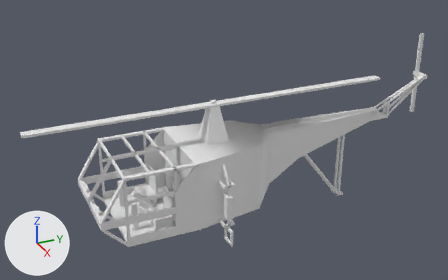
One commit to the OBJ model assets/waywardcraft/vehicles/planes/henderly_h1_hummingbird/henderly_h1_hummingbird.obj: the scene before it, then after it.
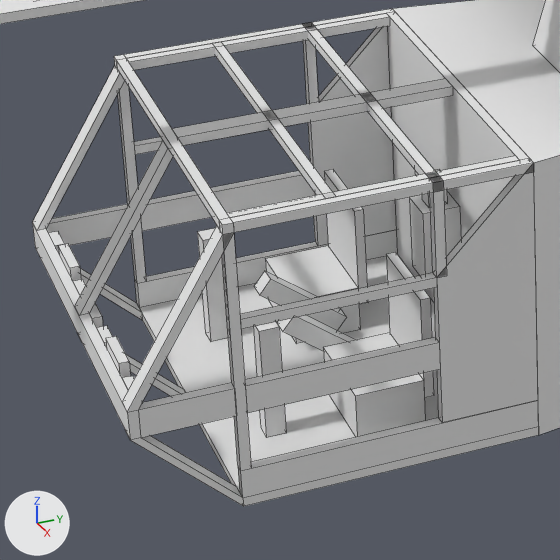
Each version is shown whole from a camera (50 mm lens) standing at (13.83, -5.91, 8.37) and looking at (-0.31, 0.45, 1.3), then close up on the part from 16% to 46% of the width and 45% to 93% of the height. Every picture has the same lights, and +X, +Y and +Z are marked at lower left. The close-ups show mesh edges as thin lines. Where no turn or scale is listed for an object, it has been applied to the vertices. Vertices at the same position are counted once.

The first close-up shows 'bodyModel', 'controlstick1', 'controlstick2', 'heliMainRotorModels[0]', 'throttle'.
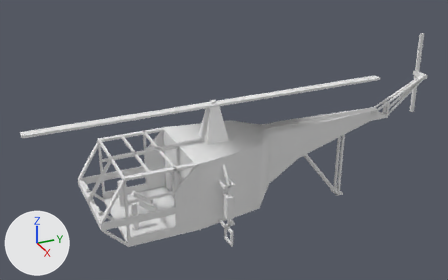
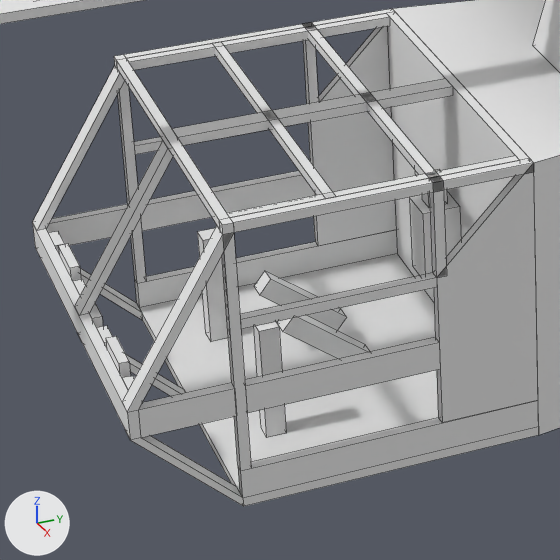
Location of each change, (x1, y1, x2, y2) in pixels of the close-ups (560 x 560 px):
part 1 of me_bodymodel, deleted: before (323, 333, 425, 437)
part 2 of me_bodymodel, deleted: before (386, 252, 434, 398)
part 3 of me_bodymodel, deleted: before (324, 169, 368, 305)
part 4 of me_bodymodel, deleted: before (265, 246, 360, 344)

Edits to the bpy script that builds the scene:
```text
Change me_bodymodel:
    where me_bodymodel.from_pydata(...)  # 590 vertices, 546 faces; spans x -1.69..1.69, y -3.44..7.0, z -0.75..2.62
    used by ob_bodymodel; location = (0.0, 0.0, 0.0)
    me_bodymodel part 1: the loose piece of 8 vertices spanning x 0.31..0.94, y -2.0..-1.56, z -0.25..0.06 is deleted
    me_bodymodel part 2: the loose piece of 8 vertices spanning x 0.31..0.94, y -1.56..-1.5, z -0.06..0.63 is deleted
    me_bodymodel part 3: the loose piece of 8 vertices spanning x -0.94..-0.31, y -1.56..-1.5, z -0.06..0.63 is deleted
    me_bodymodel part 4: the loose piece of 8 vertices spanning x -0.94..-0.31, y -2.0..-1.56, z -0.25..0.06 is deleted
```
